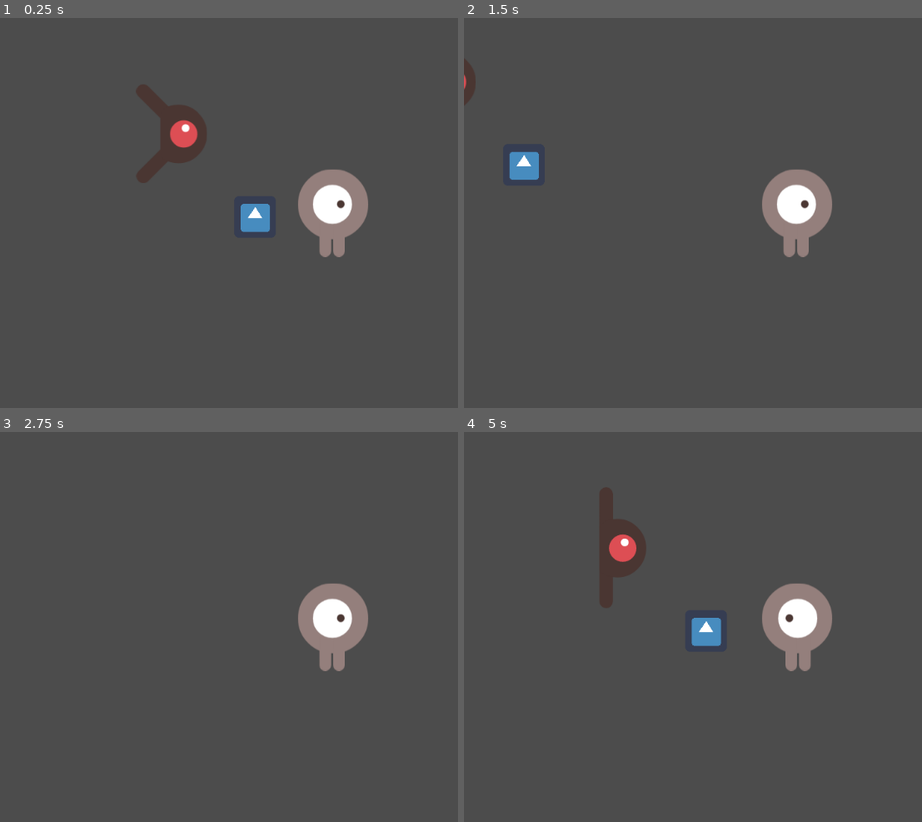
Above: before the commit, frames 1-4 (two rows, left to right).
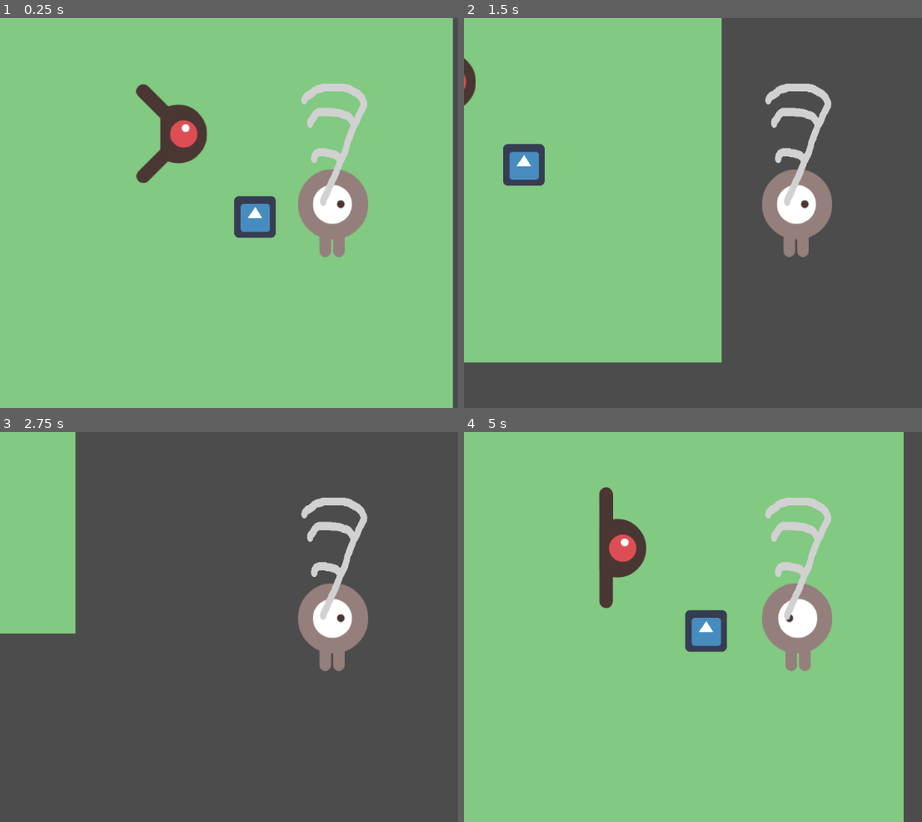
Above: after the commit, the same moments.

Repository: Salanderous/DwarfGame-
Game: Godot game, scene res://Main.tscn
Two runs of this game, one before a commit and one after it. Both use one fixed random seed, a clock stepped at 60 frames per second and the inputs below. The engine's default icon, where the game draws it, is replaced by a stand-in: a white triangle on a blue panel in a dark square.
Inputs (mouse positions are in pixels of both pictures, inside the frame that each line leads up to):
- Up to frame 1 (0.25 s): no input
- Up to frame 2 (1.5 s): move the mouse to (outside the picture) at 0.52 s; press the mouse at (outside the picture) at 0.53 s; hold Right (move_right) 0.53-1.28 s; move the mouse to (665, 232) at 1.27 s; release the mouse at (665, 232) at 1.28 s; hold Down (move_down) from 1.28 s (still down); click (665, 232) at 1.35 s
- Up to frame 3 (2.75 s): move the mouse to (398, 541) at 2.02 s; release Down (move_down) at 2.03 s; press the mouse at (398, 541) at 2.03 s; hold Right (move_right) from 2.03 s (still down)
- Up to frame 4 (5 s): move the mouse to (761, 705) at 2.77 s; release Right (move_right) at 2.78 s; release the mouse at (761, 705) at 2.78 s; hold Up (move_up) 2.78-3.53 s; click (761, 705) at 2.85 s; move the mouse to (outside the picture) at 3.52 s; press the mouse at (outside the picture) at 3.53 s; hold Left (move_left) from 3.53 s (still down); move the mouse to (596, 568) at 4.27 s; release the mouse at (596, 568) at 4.28 s; click (596, 568) at 4.35 s

The runs differ from the first frame. In frame 1, 94% of the frame differs, in the area x 0-99%, y 0-100%; in frame 2, 50%; in frame 3, 9.7%; in frame 4, 91%.

Commit message:
Added basic attack functionality and a placeholder level

Diff:
--- a/Enemy.gd
+++ b/Enemy.gd
@@ -12,6 +12,11 @@
 	$AnimatedSprite.animation = mob_types[randi() % mob_types.size()]
 	show()
 
+func die():
+	#print("Enemy died")
+	hide()
+	queue_free()
+
 
 # Called every frame. 'delta' is the elapsed time since the previous frame.
 #func _process(delta):
--- /dev/null
+++ b/Level.tscn
@@ -0,0 +1,14 @@
+[gd_scene load_steps=2 format=2]
+
+[ext_resource path="res://green_square.png" type="Texture" id=1]
+
+[node name="Level" type="Area2D"]
+
+[node name="CollisionPolygon2D" type="CollisionPolygon2D" parent="."]
+build_mode = 1
+polygon = PoolVector2Array( -192, -192, 192, -192, 192, 192, -192, 192 )
+
+[node name="Sprite" type="Sprite" parent="."]
+position = Vector2( -9.53674e-07, 9.53674e-06 )
+scale = Vector2( 0.768, 0.768 )
+texture = ExtResource( 1 )
--- a/Main.gd
+++ b/Main.gd
@@ -1,6 +1,5 @@
 extends Node2D
 
-#export(PackedScene) var enemy_scene
 var enemy_scene = preload("res://Enemy.tscn")
 var score
 
--- a/Main.tscn
+++ b/Main.tscn
@@ -1,8 +1,9 @@
-[gd_scene load_steps=5 format=2]
+[gd_scene load_steps=6 format=2]
 
 [ext_resource path="res://Player.tscn" type="PackedScene" id=1]
 [ext_resource path="res://icon.png" type="Texture" id=2]
 [ext_resource path="res://Main.gd" type="Script" id=3]
+[ext_resource path="res://Level.tscn" type="PackedScene" id=4]
 
 [sub_resource type="Curve2D" id=1]
 _data = {
@@ -38,4 +39,8 @@
 visible = false
 curve = SubResource( 1 )
 
+[node name="Level" parent="." instance=ExtResource( 4 )]
+scale = Vector2( 2, 2 )
+z_index = -1
+
 [connection signal="hit" from="Player" to="." method="_on_Player_hit"]
--- a/Weapon.gd
+++ b/Weapon.gd
@@ -14,4 +14,11 @@
 # Called every frame. 'delta' is the elapsed time since the previous frame.
 func _process(delta):
 	if Input.is_action_pressed("left_click"):
-		pass
+		#print("Left Click")
+		var hit_things
+		hit_things = get_overlapping_bodies()
+		for thing in hit_things:
+			#print("Got overlapping body")
+			if thing.has_method("die"):
+				#print("Got enemy")
+				thing.die()
--- a/Weapon.tscn
+++ b/Weapon.tscn
@@ -1,10 +1,24 @@
-[gd_scene load_steps=2 format=2]
+[gd_scene load_steps=4 format=2]
 
 [ext_resource path="res://Weapon.gd" type="Script" id=1]
+[ext_resource path="res://placeholder_swing.png" type="Texture" id=2]
+
+[sub_resource type="SpriteFrames" id=1]
+animations = [ {
+"frames": [ ExtResource( 2 ) ],
+"loop": true,
+"name": "default",
+"speed": 5.0
+} ]
 
 [node name="Weapon" type="Area2D"]
 script = ExtResource( 1 )
 
+[node name="AnimatedSprite" type="AnimatedSprite" parent="."]
+position = Vector2( 0, -104 )
+scale = Vector2( 0.3, 0.4 )
+frames = SubResource( 1 )
+
 [node name="CollisionPolygon2D" type="CollisionPolygon2D" parent="."]
 position = Vector2( -304, 64 )
 polygon = PoolVector2Array( 304, -64, 240, -256, 368, -256 )
Binary file added: green_square.png
Not shown, added: green_square.png.import
Binary file added: placeholder_swing.png
Not shown, added: placeholder_swing.png.import
